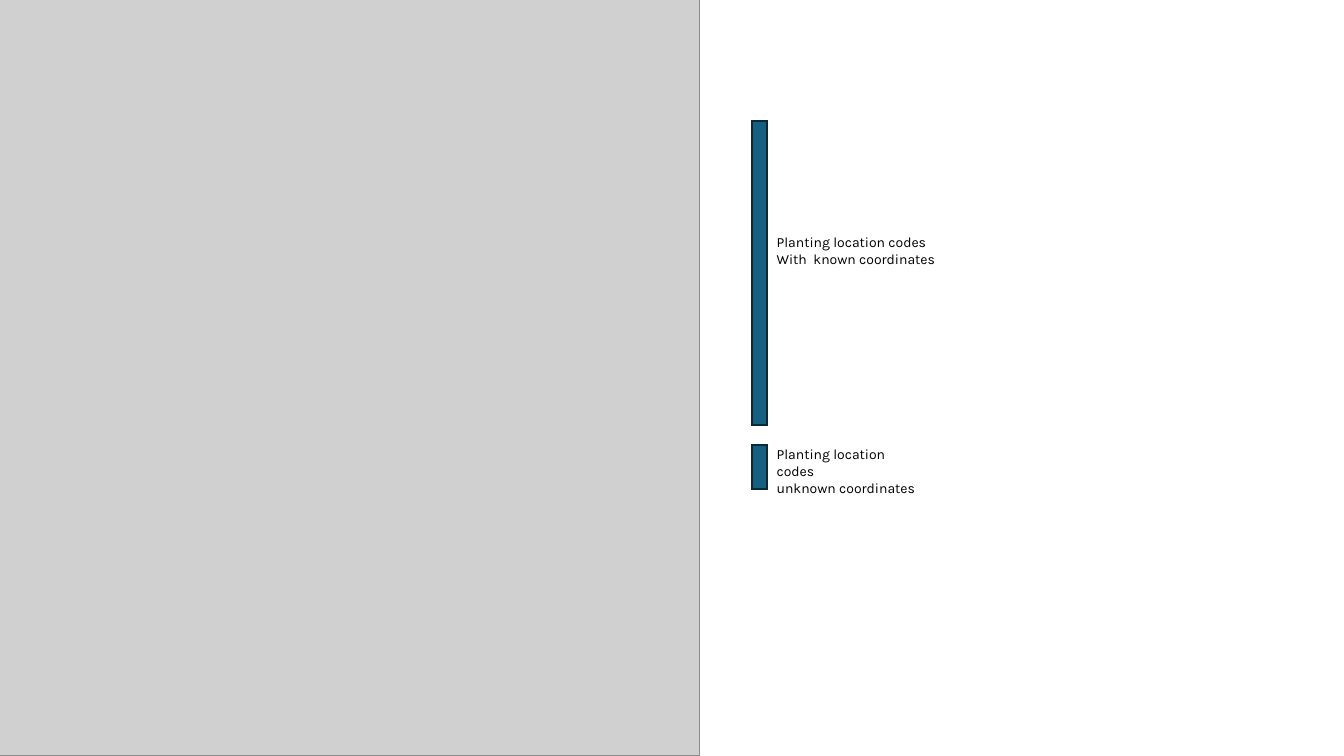
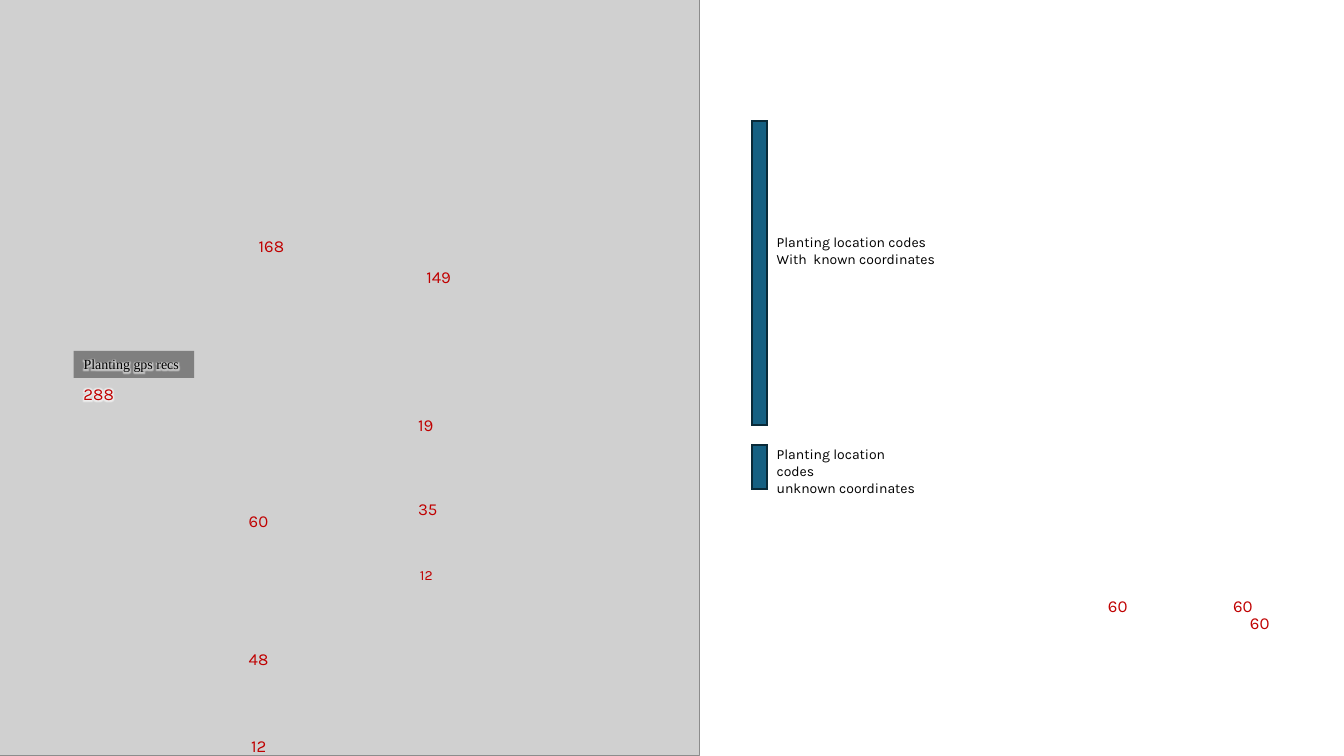
Before and after one commit to WA-Nearshore/seagrass-restoration-processing, a slide deck: slide 4 of docs/seagrass_restoration_storymap_notes.pptx. Drawn at 1344x756 pixels with LibreOffice and Linux fonts; fonts in the diff are those of the drawing; grey boxes stand for pictures. Boxes give left, top, right and bottom in pixels: in the first picture for what was removed or moved away, otherwise in the second. Text is boxed around its words. In the diff, an @@ line names an element or a change of style, - is before the commit and + after.

```diff
--- a/docs/seagrass_restoration_storymap_notes.pptx
+++ b/docs/seagrass_restoration_storymap_notes.pptx
@@ text added at [259,241,284,252], 12 pt, text #C00000 @@
+168
@@ text added at [426,272,451,283], 12 pt, text #C00000 @@
+149
@@ rectangle added at [74,351,195,378], fill #7F7F7F, 10 pt, text #000000 @@
+Planting gps recs
@@ text added at [83,389,113,400], 12 pt, text #C00000 @@
+288
@@ text added at [418,420,433,431], 12 pt, text #C00000 @@
+19
@@ text added at [418,504,437,515], 12 pt, text #C00000 @@
+35
@@ text added at [249,516,269,527], 12 pt, text #C00000 @@
+60
@@ text added at [420,571,433,580], 10 pt, text #C00000 @@
+12
@@ text added at [1108,601,1128,612], 12 pt, text #C00000 @@
+60
@@ text added at [1233,601,1253,612], 12 pt, text #C00000 @@
+60
@@ text added at [1250,618,1270,629], 12 pt, text #C00000 @@
+60
@@ text added at [249,654,269,665], 12 pt, text #C00000 @@
+48
@@ text added at [251,741,266,756], 12 pt, text #C00000 @@
+12
```
Also in this commit, not shown: 1 slide added, 1 other file.
